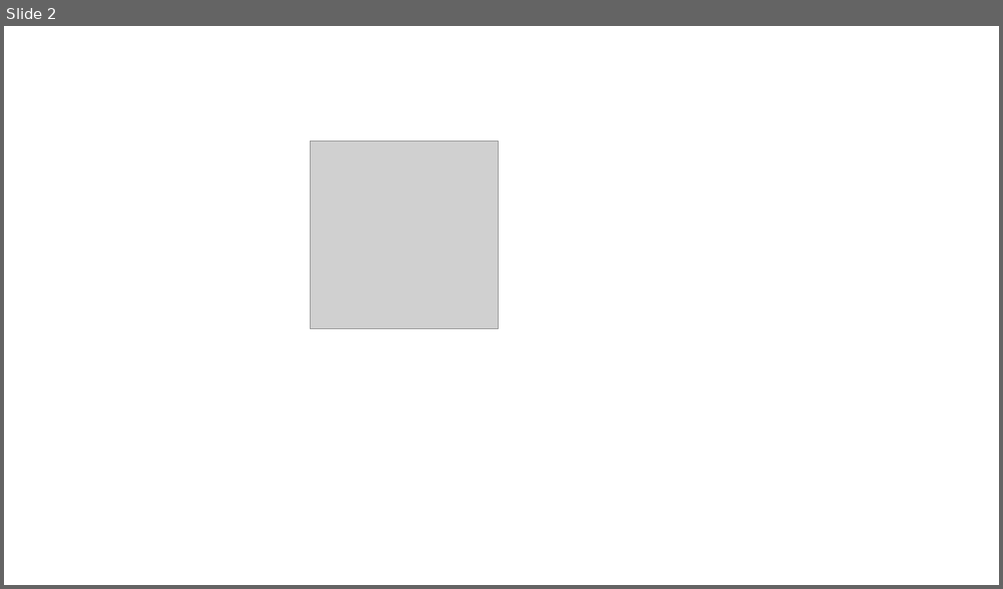
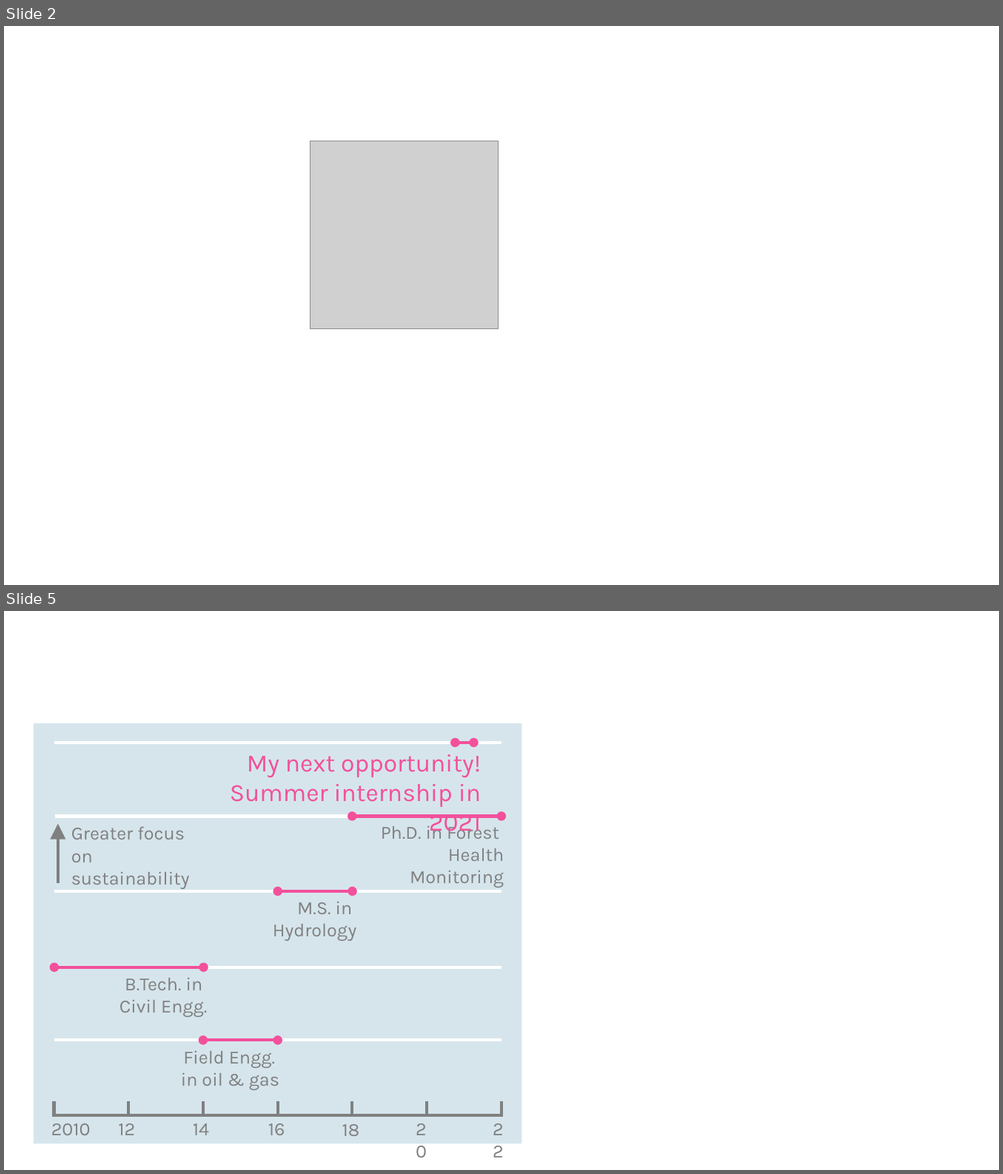
Before and after one commit to krishnakrao/krishnakrao.github.io, a slide deck: images/Presentation1.pptx. Shown one above the other, each under a label of ours: slide 2 before the commit, slides 2 and 5 after it; the slides between them are not shown. The pictures are 1003x589 and 1003x1174 pixels, drawn with LibreOffice and Linux fonts; fonts in the diff are those of the drawing; grey boxes stand for pictures. Boxes give left, top, right and bottom in pixels: in the first picture for what was removed or moved away, otherwise in the second. Text is boxed around its words. In the diff, an @@ line names an element or a change of style, - is before the commit and + after.

```diff
--- a/images/Presentation1.pptx
+++ b/images/Presentation1.pptx
@@ slide 5 added at bbox=[4, 611, 999, 1170], background #FFFFFF @@
@@ rectangle added at bbox=[33, 723, 521, 1145], fill #D6E5EC @@
@@ line added from (54, 742) to (502, 742), #FFFFFF 3 pt @@
@@ double arrow added from (455, 742) to (473, 742), #F3509B 3 pt @@
@@ text added at bbox=[230, 755, 481, 837], 24 pt, text #F3509B @@
+My next opportunity! Summer internship in 2021
@@ line added from (55, 816) to (503, 816), #FFFFFF 3 pt @@
@@ arrow added from (58, 883) to (58, 823), #808080 3 pt @@
@@ text added at bbox=[71, 827, 190, 889], 18 pt, text #808080 @@
+Greater focus on sustainability
@@ double arrow added from (353, 816) to (502, 816), #F3509B 3 pt @@
@@ text added at bbox=[381, 822, 504, 888], 18 pt, text #808080 @@
+Ph.D. in Forest
+Health Monitoring
@@ line added from (54, 891) to (502, 891), #FFFFFF 3 pt @@
@@ double arrow added from (278, 891) to (353, 891), #F3509B 3 pt @@
@@ text added at bbox=[273, 902, 356, 941], 18 pt, text #808080 @@
+M.S. in
+Hydrology
@@ line added from (54, 968) to (502, 968), #FFFFFF 3 pt @@
@@ double arrow added from (54, 968) to (203, 968), #F3509B 3 pt @@
@@ text added at bbox=[119, 978, 207, 1017], 18 pt, text #808080 @@
+B.Tech. in
+Civil Engg.
@@ line added from (54, 1041) to (502, 1041), #FFFFFF 3 pt @@
@@ text added at bbox=[181, 1051, 279, 1091], 18 pt, text #808080 @@
+Field Engg.
+in oil & gas
@@ double arrow added from (203, 1041) to (278, 1041), #F3509B 3 pt @@
@@ line added from (53, 1116) to (502, 1116), #808080 3 pt @@
@@ line added from (54, 1117) to (54, 1102), #808080 3 pt @@
@@ line added from (128, 1118) to (128, 1102), #808080 3 pt @@
@@ line added from (203, 1118) to (203, 1102), #808080 3 pt @@
@@ line added from (278, 1117) to (278, 1101), #808080 3 pt @@
@@ line added from (352, 1118) to (352, 1102), #808080 3 pt @@
@@ text added at bbox=[408, 1114, 443, 1144], 18 pt, text #808080 @@
+20
@@ line added from (427, 1118) to (427, 1102), #808080 3 pt @@
@@ text added at bbox=[485, 1114, 520, 1144], 18 pt, text #808080 @@
+22
@@ line added from (502, 1118) to (502, 1102), #808080 3 pt @@
@@ text added at bbox=[51, 1124, 91, 1136], 18 pt, text #808080 @@
+2010
@@ text added at bbox=[118, 1124, 135, 1136], 18 pt, text #808080 @@
+12
@@ text added at bbox=[193, 1124, 209, 1136], 18 pt, text #808080 @@
+14
@@ text added at bbox=[268, 1124, 285, 1136], 18 pt, text #808080 @@
+16
@@ text added at bbox=[342, 1125, 360, 1136], 18 pt, text #808080 @@
+18
```
Also in this commit, not shown: 2 other slides added, 1 slide removed, 3 other files.
